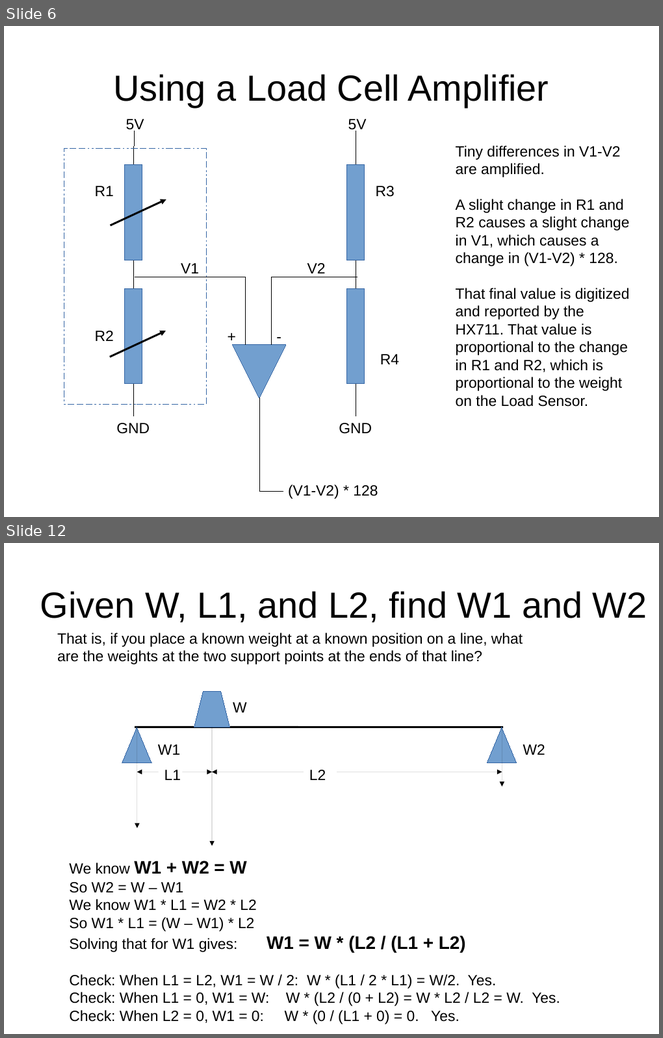
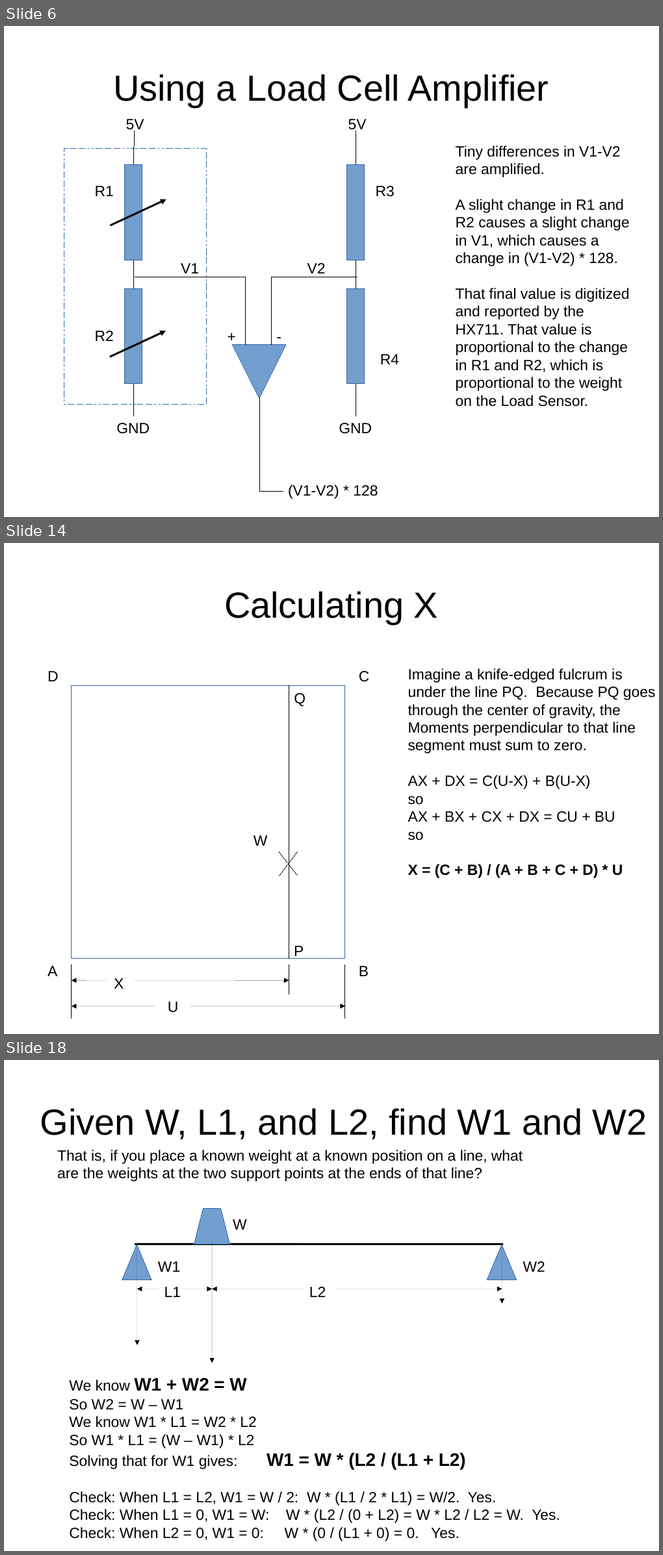
Before and after one commit to bneedhamia/CurieBLEWeightMonitor, a slide deck: ProjectMath.odp. Shown one above the other, each under a label of ours: slides 6 and 12 before the commit, slides 6, 14 and 18 after it; the slides between them are not shown. The pictures are 663x1038 and 663x1555 pixels, drawn with LibreOffice and Linux fonts; fonts in the diff are those of the drawing. Boxes give left, top, right and bottom in pixels: in the first picture for what was removed or moved away, otherwise in the second. Text is boxed around its words. In the diff, an @@ line names an element or a change of style, - is before the commit and + after.

Commit message:
redid the math to find center of gravity; marked the center of gravity of the top plywood circle

```diff
--- a/ProjectMath.odp
+++ b/ProjectMath.odp
@@ slide 14 added at [4,543,659,1034], background #FFFFFF @@
@@ title added at [224,591,438,624], 44 pt, text #000000 @@
+Calculating X
@@ text added at [48,671,59,681], 18 pt, text #000000 @@
+D
@@ text added at [359,671,370,682], 18 pt, text #000000 @@
+C
@@ text added at [408,668,656,878], 18 pt, text #000000 @@
+Imagine a knife-edged fulcrum is
+under the line PQ. Because PQ goes
+through the center of gravity, the
+Moments perpendicular to that line
+segment must sum to zero.
+AX + DX = C(U-X) + B(U-X)
+so
+AX + BX + CX + DX = CU + BU
+so
+X = (C + B) / (A + B + C + D) * U
@@ rectangle added at [71,686,345,959], outline #3465A4 0 pt @@
@@ line added from (289, 959) to (289, 686), #000000 0 pt @@
@@ text added at [294,693,306,707], 18 pt, text #000000 @@
+Q
@@ text added at [254,835,268,846], 18 pt, text #000000 @@
+W
@@ line added from (297, 852) to (280, 876), #000000 0 pt @@
@@ line added from (298, 875) to (280, 852), #000000 0 pt @@
@@ text added at [294,946,304,959], 18 pt, text #000000 @@
+P
@@ text added at [48,966,57,977], 18 pt, text #000000 @@
+A
@@ line added from (71, 965) to (71, 1019), #000000 0 pt @@
@@ line added from (289, 965) to (289, 995), #000000 0 pt @@
@@ line added from (345, 965) to (345, 1019), #000000 0 pt @@
@@ text added at [359,966,369,977], 18 pt, text #000000 @@
+B
@@ arrow added from (107, 980) to (71, 980), #000000 0 pt @@
@@ text added at [114,979,124,989], 18 pt, text #000000 @@
+X
@@ arrow added from (134, 980) to (289, 980), #000000 0 pt @@
@@ arrow added from (154, 1006) to (71, 1006), #000000 0 pt @@
@@ text added at [168,1002,179,1013], 18 pt, text #000000 @@
+U
@@ arrow added from (190, 1006) to (345, 1006), #000000 0 pt @@
@@ what was slide 12 is now slide 18 @@
```
Also in this commit, not shown: 7 slides changed, 5 other slides added, 1 slide removed, 2 other files.
